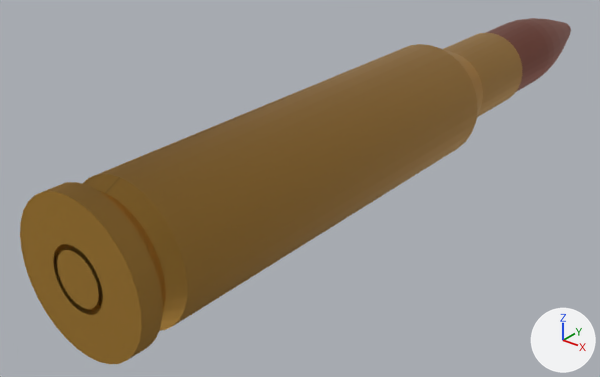
The Blender file 50 BMG Round/50 BMG Round.blend, before and after one commit.
One viewpoint serves both versions: a camera (50 mm lens) standing at (0.0703, -0.107, 0.0507) and looking at (-0.0105, -0.0061, -0.0119). The lights are fixed; the arrows at lower right show +X, +Y and +Z. The first picture is the older version.
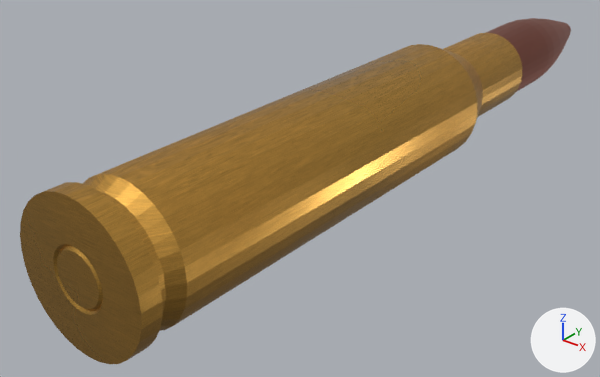
The change, as a list of edits to the scene's bpy script:
```text
Change ng_ucupaint_cylinder:
    remove n3 = _N.new('ShaderNodeGroup'); n3.name = 'Group V0TI'
    remove n3.node_tree = ng_yp_layer_solid_color
    remove n3.inputs[0].default_value = 1.0  # '.intensity_value'
    remove n3.inputs[1].default_value = 1.0  # '.channels[0].intensity_value'
    remove n3.inputs[2].default_value = 1.0  # '.masks[0].intensity_value'
    where n4 = _N.new('ShaderNodeUVMap'); n4.name = 'UV Map JZOM'
    where n0 = _N.new('NodeGroupInput'); n0.name = 'Group Input'
    remove _L.new(n4.outputs[0], n3.inputs[4])  # 'UV' to 'UVMap UV'
    remove _L.new(n0.outputs[0], n3.inputs[3])  # 'Color' to 'Color'
    where n6 = _N.new('ShaderNodeGroup'); n6.name = 'Group T0Y2'
    remove _L.new(n3.outputs[0], n6.inputs[3])  # 'Color' to 'Color'
    add _L.new(n0.outputs[0], n6.inputs[3])  # 'Color' to 'Color'
Add mat_shell_casing_brass:
    mat_shell_casing_brass = bpy.data.materials.new('Shell Casing Brass')
    # nodes: BsdfPrincipled, Bump, Mapping, OutputMaterial, TexCoord, TexNoise, ValToRGB
    # colours: brown #785c2c, orange #ffc35e
Change me_cylinder:
    where me_cylinder.from_pydata(...)  # 690 vertices, 612 faces; spans x -0.32..0.32, y -0.32..0.32, z -1.43..1.9
    used by ob_cylinder; location = (0.0, 0.0, 0.0); rotation_euler = (-1.571, 0.0, 0.0), in degrees (-90, 0, 0); scale = (0.0335, 0.0335, 0.0417)
    me_cylinder part 1: all 355 faces centred in x -0.32..0.32, y -0.32..0.32, z -1.43..0.98 switch from mat_cylinder to mat_shell_casing_brass
```

Boxes (x1, y1, x2, y2) around the edits, measured in the pictures (600 x 377 px):
'Cylinder', recoloured: (20, 32, 525, 364) in both
part 1 of me_cylinder, recoloured: (20, 33, 522, 364) in both
